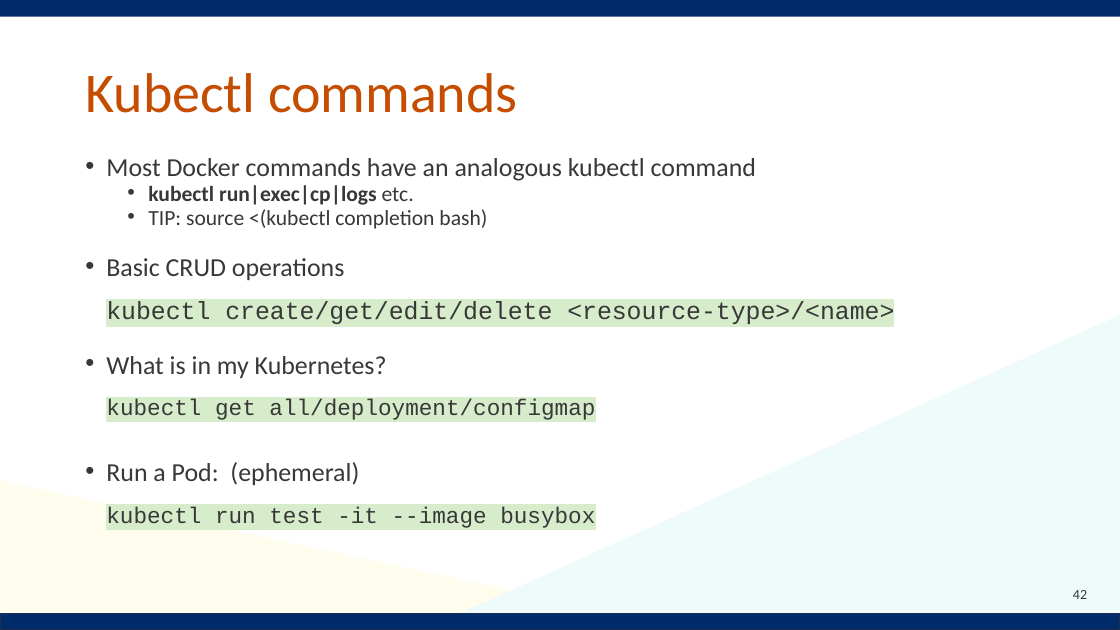
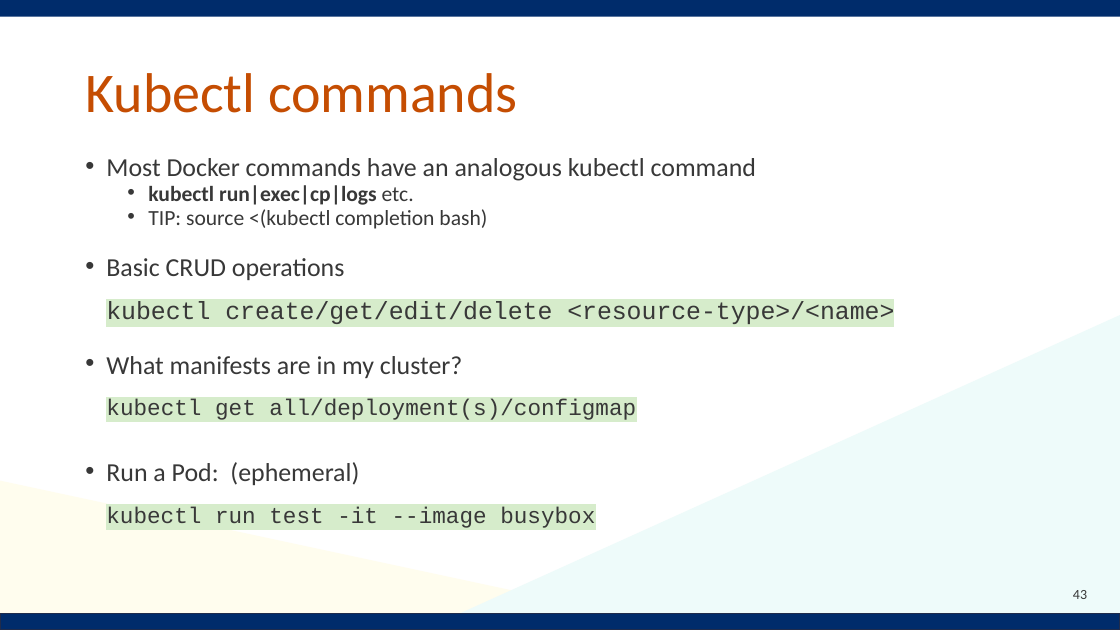
Before and after one commit to Notalib/workshop-kubernetes, a slide deck: slide 43 of Kubernetes_workshop.pptx (slide 42 before the commit). Drawn at 1120x630 pixels with LibreOffice and Linux fonts; fonts in the diff are those of the drawing; background and template pictures are left out. Boxes give left, top, right and bottom in pixels: in the first picture for what was removed or moved away, otherwise in the second. Text is boxed around its words. In the diff, an @@ line names an element or a change of style, - is before the commit and + after.

```diff
--- a/Kubernetes_workshop.pptx
+++ b/Kubernetes_workshop.pptx
@@ text at [106,356,636,423]: text changed @@
-• What is in my Kubernetes?
-  kubectl get all/deployment/configmap
+• What manifests are in my cluster?
+  kubectl get all/deployment(s)/configmap
@@ page number at [1073,590,1087,599]: text changed @@
-42
+43
```
Also in this commit, not shown: 4 other slides changed, 2 slides added.
